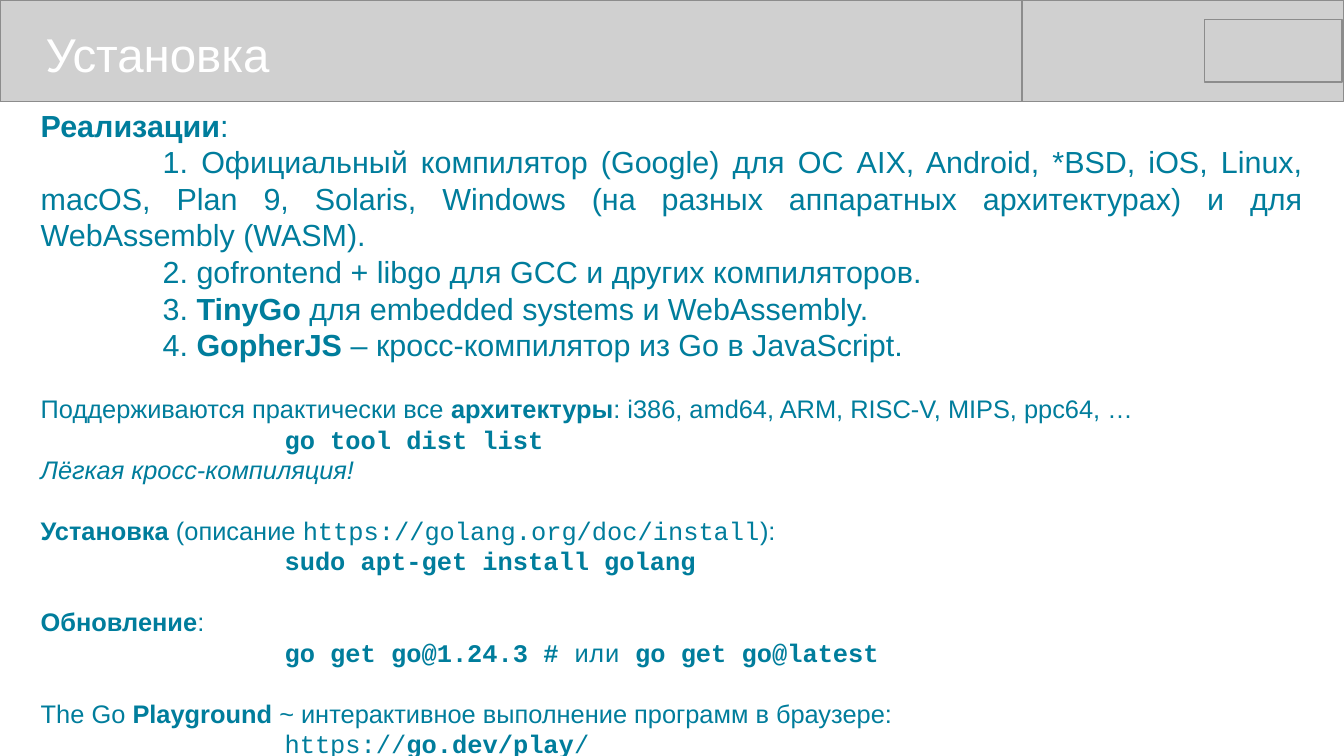
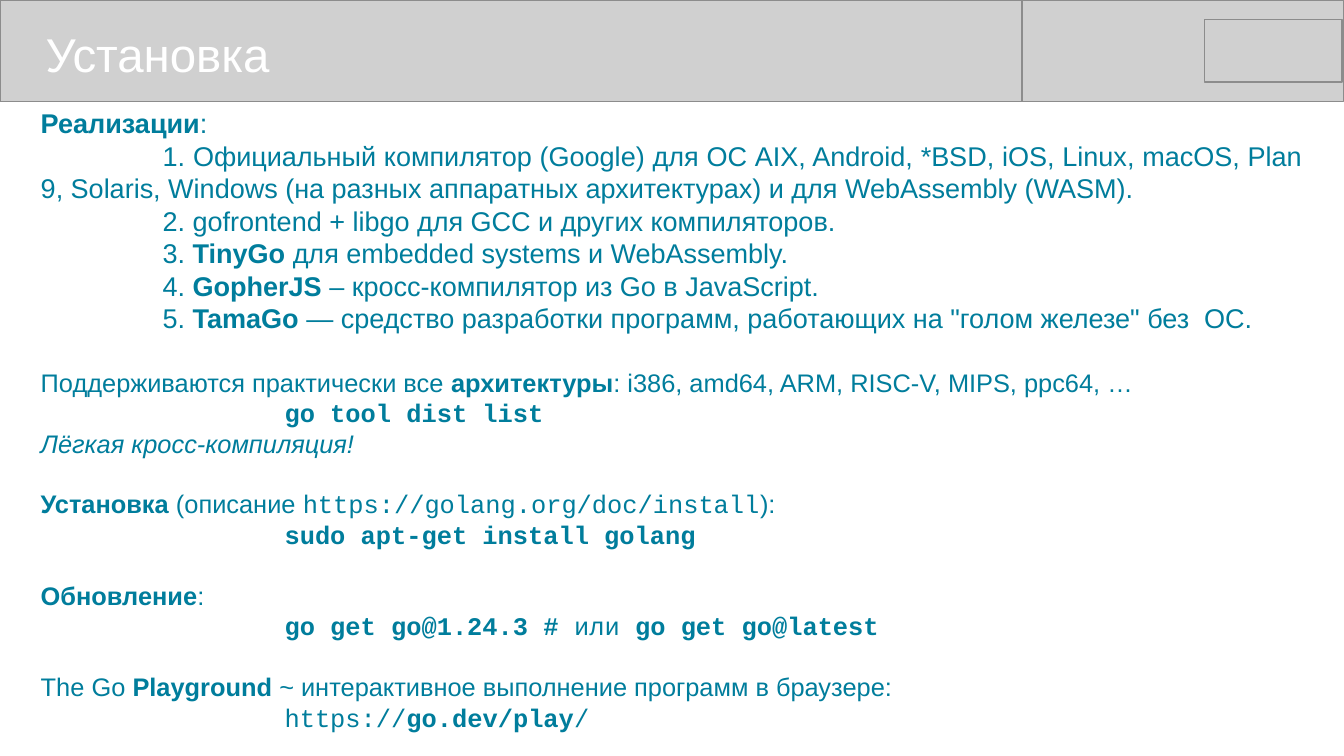
Before and after one commit to mike-shock/Go_language, a slide deck: slide 8 of Go_Preview.odp. Drawn at 1344x756 pixels with LibreOffice and Linux fonts; fonts in the diff are those of the drawing; grey boxes stand for pictures. Boxes give left, top, right and bottom in pixels: in the first picture for what was removed or moved away, otherwise in the second. Text is boxed around its words. In the diff, an @@ line names an element or a change of style, - is before the commit and + after.

```diff
--- a/Go_Preview.odp
+++ b/Go_Preview.odp
@@ text at bbox=[41, 114, 1302, 301]: size 18 to 16 pt in "Реализации:", "1. Официальный компилятор (Google) для ОС AIX, ...", "2. gofrontend + libgo для GCC и ...", "3. TinyGo для embedded systems и WebAssembly." and 1 more places @@
@@ text at bbox=[163, 308, 1252, 333]: paragraph added @@
+5. TamaGo — средство разработки программ, работающих на "голом железе" без ОС.
```
Also in this commit, not shown: 2 other files.
